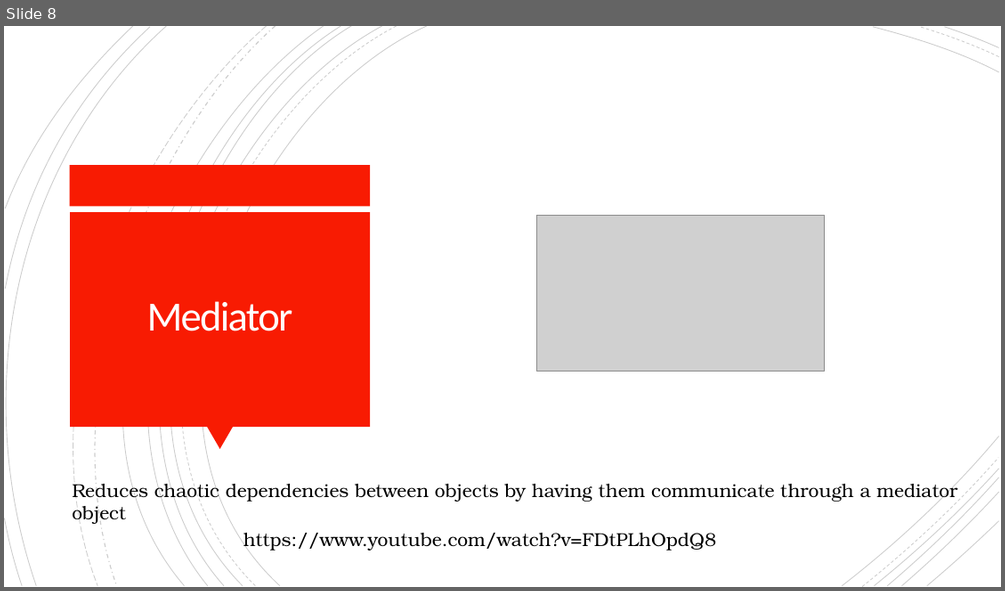
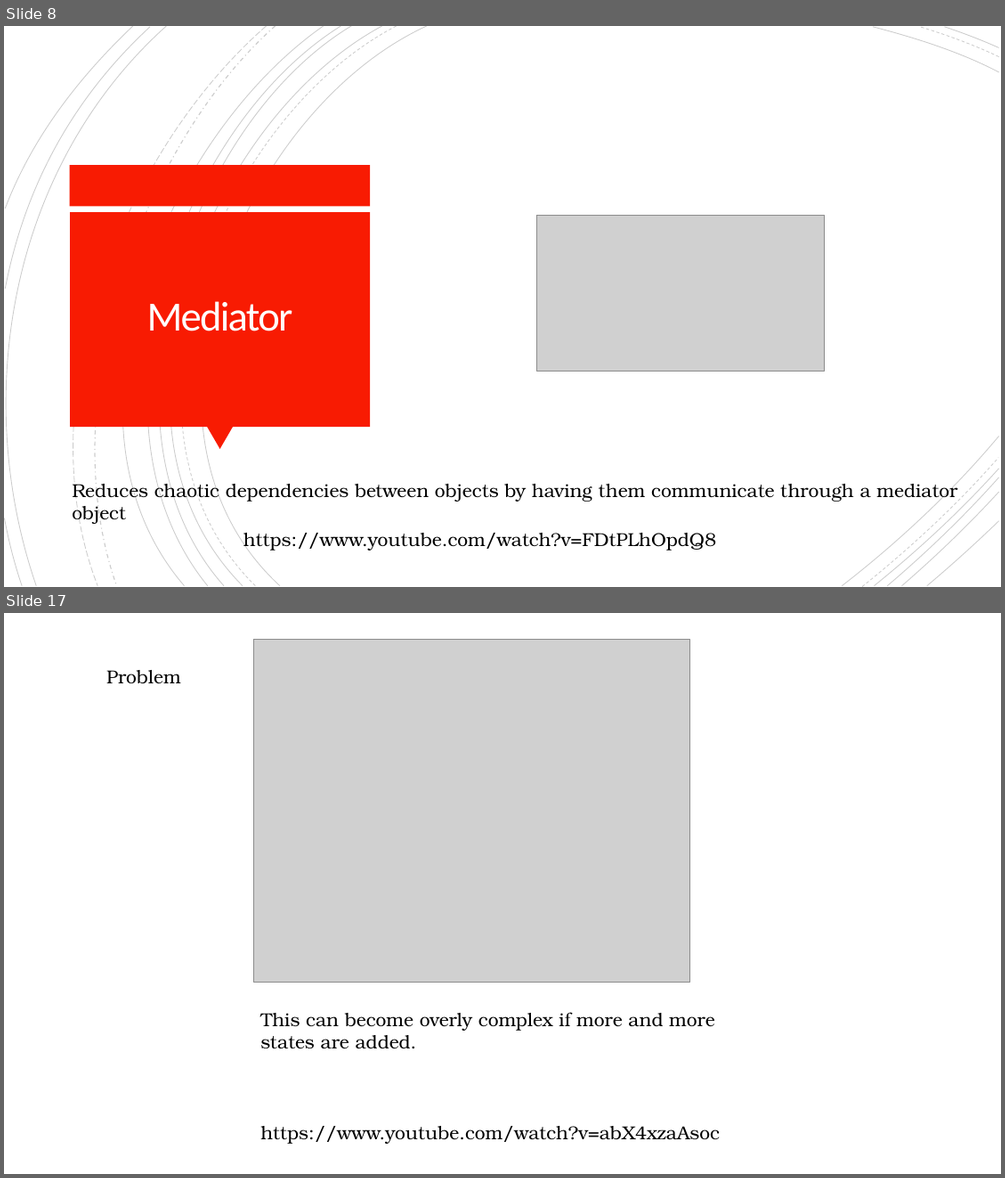
Before and after one commit to TeamOsprey/BytesAndBites, a slide deck: Slides/BytesAndBites - Design Patterns - Behavioural.pptx. Shown one above the other, each under a label of ours: slide 8 before the commit, slides 8 and 17 after it; the slides between them are not shown. The pictures are 1005x591 and 1005x1178 pixels, drawn with LibreOffice and Linux fonts; fonts in the diff are those of the drawing; grey boxes stand for pictures. Boxes give left, top, right and bottom in pixels: in the first picture for what was removed or moved away, otherwise in the second. Text is boxed around its words. In the diff, an @@ line names an element or a change of style, - is before the commit and + after.

```diff
--- a/Slides/BytesAndBites - Design Patterns - Behavioural.pptx
+++ b/Slides/BytesAndBites - Design Patterns - Behavioural.pptx
@@ slide 17 added at box(4, 613, 1001, 1174), background #FFFFFF @@
@@ picture added at box(253, 639, 689, 981) @@
@@ text added at box(106, 670, 181, 683), 18 pt, text #000000 @@
+Problem
@@ text added at box(260, 1012, 715, 1048), 18 pt, text #000000 @@
+This can become overly complex if more and more states are added.
@@ text added at box(260, 1126, 720, 1143), 18 pt, text #000000 @@
+https://www.youtube.com/watch?v=abX4xzaAsoc
```
Also in this commit, not shown: 2 slides changed, 8 other slides added, 1 other file.
